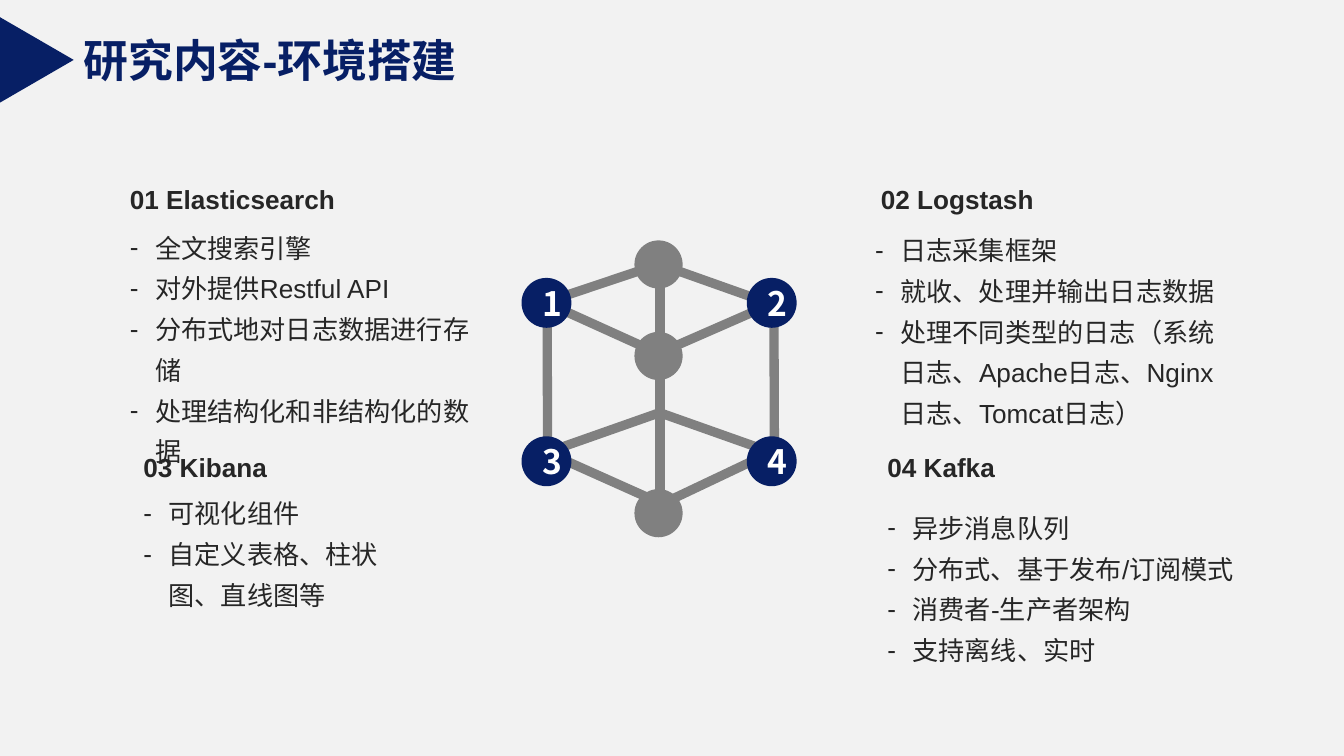
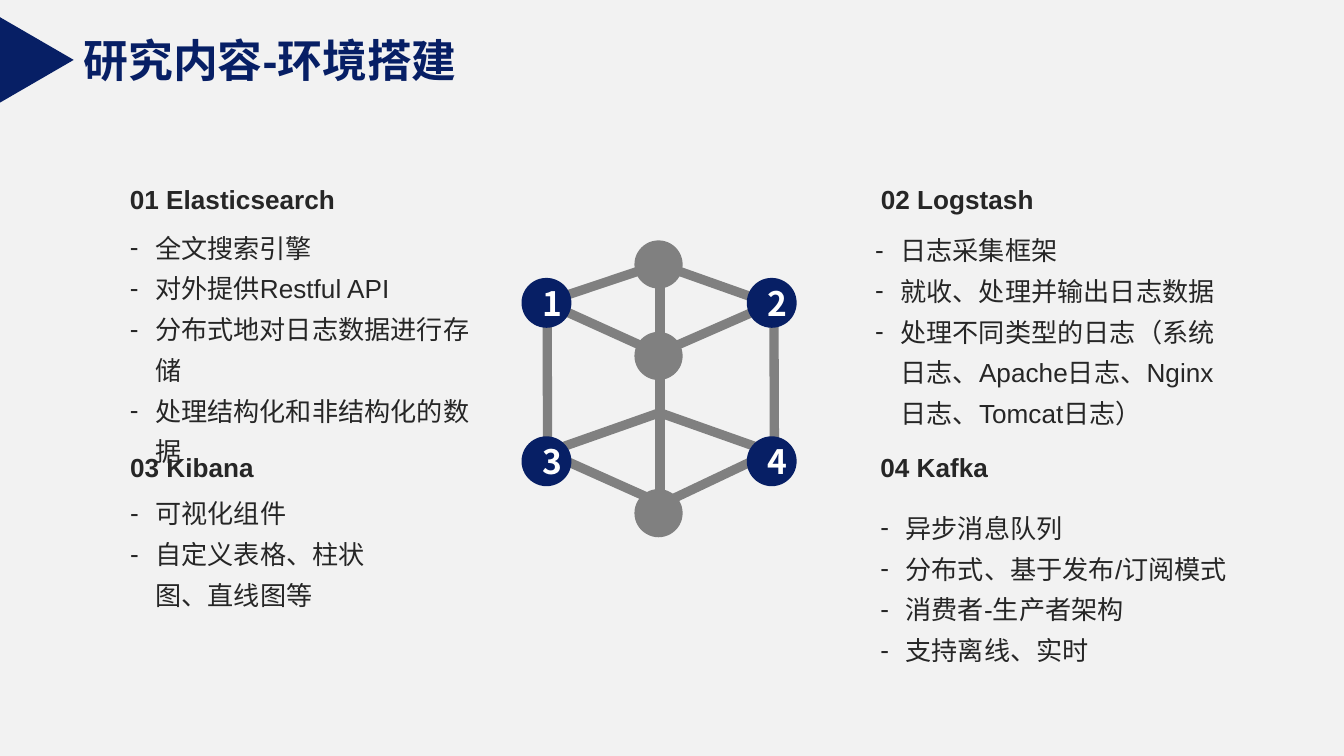
Before and after one commit to SmileWR/2019-, a slide deck: slide 6 of 开题答辩1121.pptx. Drawn at 1344x756 pixels with LibreOffice and Linux fonts; fonts in the diff are those of the drawing. Boxes give left, top, right and bottom in pixels: in the first picture for what was removed or moved away, otherwise in the second. Text is boxed around its words. In the diff, an @@ line names an element or a change of style, - is before the commit and + after.

Commit message:
ppt final
ppt final

```diff
--- a/开题答辩1121.pptx
+++ b/开题答辩1121.pptx
@@ text "03 Kibana": place and size @@
-text "03 Kibana" at bbox=[143, 455, 267, 478]
+text "03 Kibana" at bbox=[130, 455, 253, 478]
@@ text "04 Kafka": place and size @@
-text "04 Kafka" at bbox=[887, 458, 995, 478]
+text "04 Kafka" at bbox=[880, 458, 988, 478]
@@ text "可视化组件": place and size @@
-text "可视化组件" at bbox=[169, 501, 378, 607]
+text "可视化组件" at bbox=[155, 501, 364, 607]
@@ text "异步消息队列": place and size @@
-text "异步消息队列" at bbox=[912, 516, 1234, 662]
+text "异步消息队列" at bbox=[906, 516, 1228, 662]
```
Also in this commit, not shown: 3 other slides changed.
